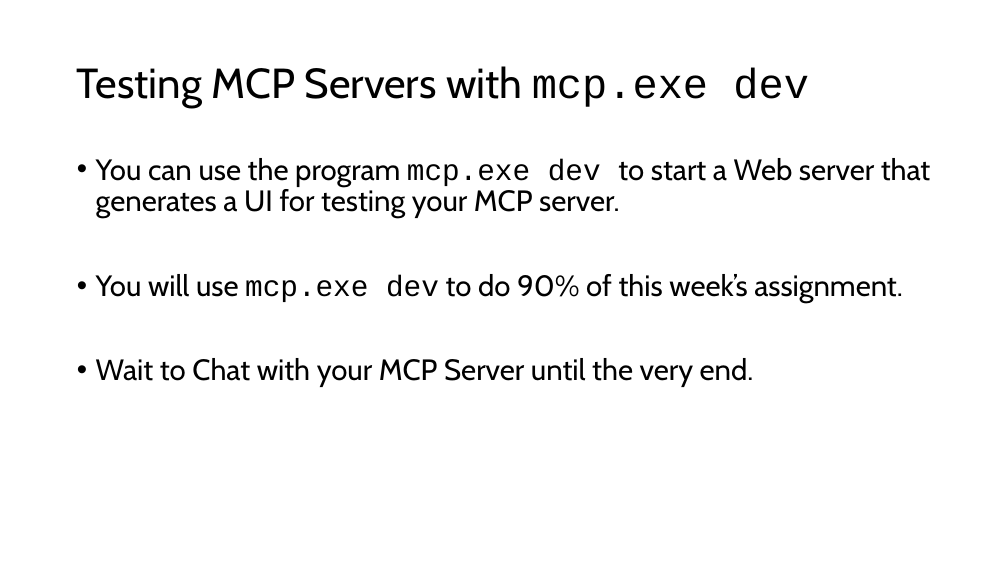
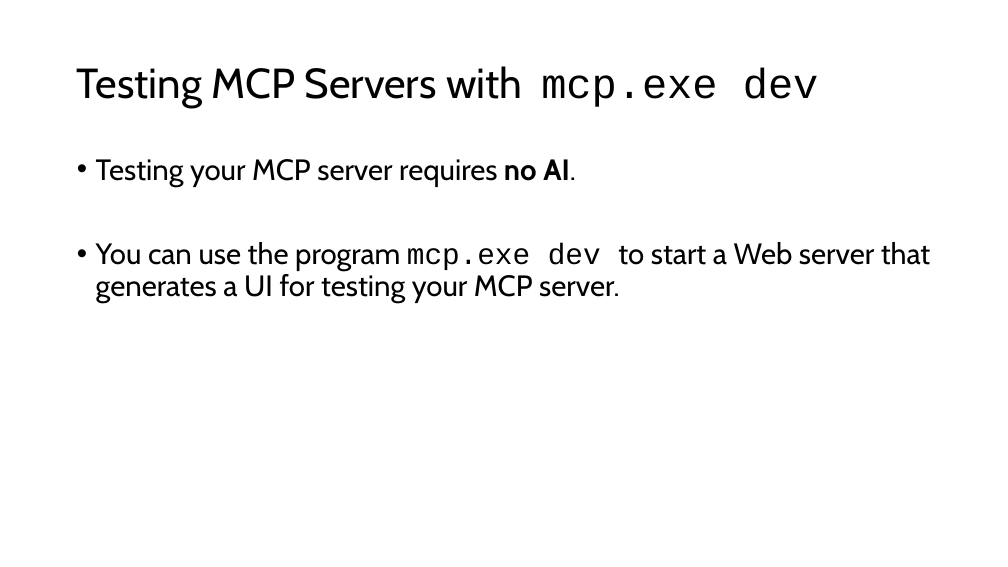
Before and after one commit to RHIT-CSSE/csse290-ai, a slide deck: slide 12 of ClassMaterials/Week9/MCP Servers.pptx (slide 11 before the commit). Drawn at 1008x567 pixels with LibreOffice and Linux fonts; fonts in the diff are those of the drawing. Boxes give left, top, right and bottom in pixels: in the first picture for what was removed or moved away, otherwise in the second. Text is boxed around its words. In the diff, an @@ line names an element or a change of style, - is before the commit and + after.

Commit message:
Final Week 9 slides for archival purposes.

```diff
--- a/ClassMaterials/Week9/MCP Servers.pptx
+++ b/ClassMaterials/Week9/MCP Servers.pptx
@@ title "Testing MCP Servers with mcp.exe ..." rewrapped from box(77, 66, 809, 108) to box(77, 66, 819, 108) @@
@@ text at box(96, 159, 576, 187): paragraph added @@
+• Testing your MCP server requires no AI.
@@ text at box(96, 274, 903, 387): paragraphs removed @@
-• You will use mcp.exe dev to do 90% of this week’s assignment.
-• Wait to Chat with your MCP Server until the very end.
```
Also in this commit, not shown: 7 other slides changed, 1 slide added.
